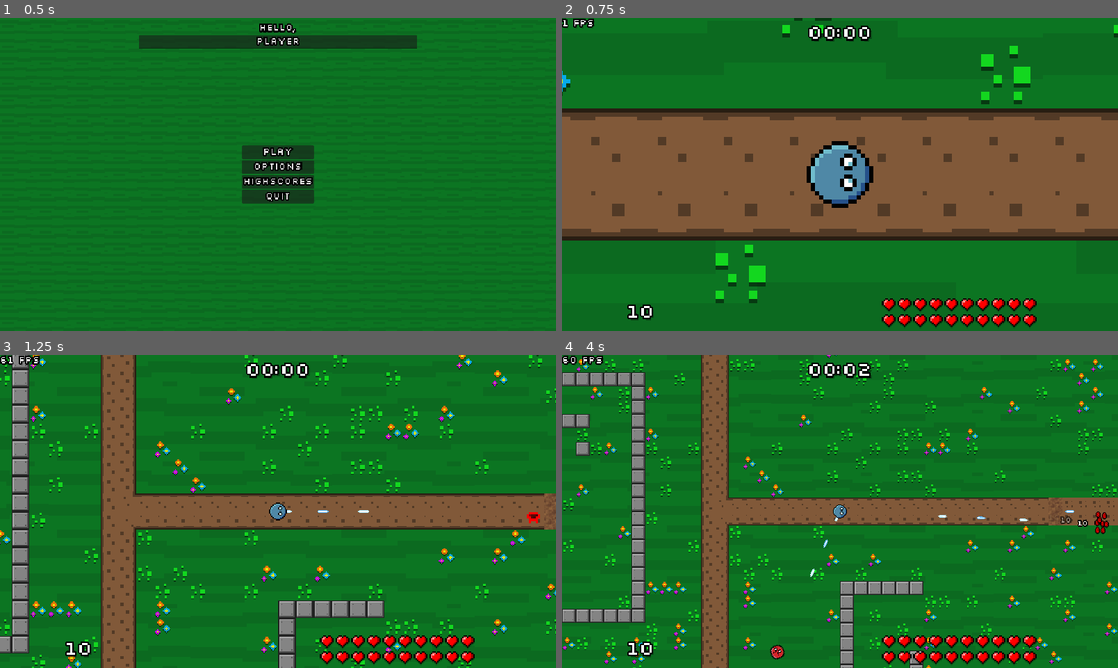
Above: before the commit, frames 1-4 (two rows, left to right).
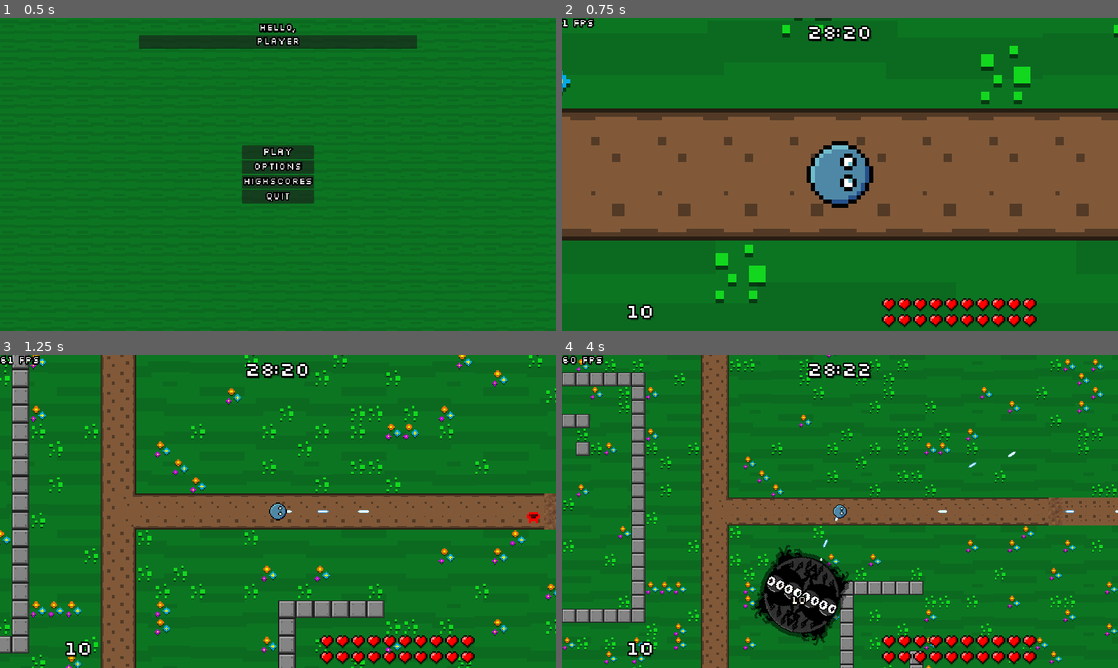
Above: after the commit, the same moments.

Repository: veprogames/top-down-incremental
Game: Godot game, scene res://main_menu/main_menu.tscn
The game is run twice, just before and just after one commit, with the same random seed, the same clock (stepped at 60 frames per second) and the same inputs.
Inputs (mouse positions are in pixels of both pictures, inside the frame that each line leads up to):
- Up to frame 1 (0.5 s): no input
- Up to frame 2 (0.75 s): click "Play" at 0.5 s
- Up to frame 3 (1.25 s): no input
- Up to frame 4 (4 s): move the mouse to (867, 511) at 1.27 s; move the mouse to (812, 511) at 2.02 s; hold Escape (game_back) 2.03-2.75 s; click "Continue" at 2.75 s; move the mouse to (851, 505) at 3.52 s

Frame 1 is identical in both runs. In frame 2, 0.1% of the frame differs, in the area x 44-53%, y 2-8%; in frame 3, 0.1%; in frame 4, 4.0%, in the area x 33-100%, y 2-98%.

Commit message:
actually use player name for adding highscores

Diff:
--- a/level/level.gd
+++ b/level/level.gd
@@ -1,7 +1,7 @@
 class_name Level
 extends Node2D
 
-var time: float = 0.0
+var time: float = 1700.0
 
 var game_over: bool = false
 
@@ -57,7 +57,7 @@
 	game_over = true
 	game_over_screen.fade_in()
 	Input.mouse_mode = Input.MOUSE_MODE_VISIBLE
-	Game.highscores.add_entry(HighscoreEntry.create("Player", time))
+	Game.highscores.add_entry(HighscoreEntry.create(Game.player_name, time))
 	Game.save_game()
 
 
